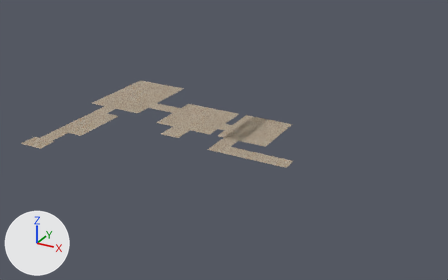
Two versions of the FBX model Assets/Level_Design/Models/PrototypeLevels/Level0/Level0Ground.fbx, one commit apart.
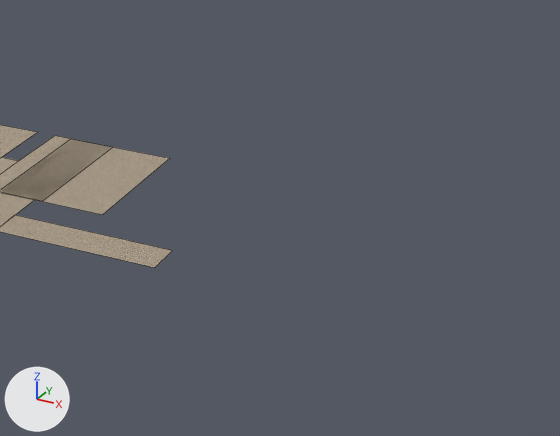
Old and new are each drawn whole from a 50 mm camera at (58.7, -142.1, 75.3) aimed at (-24.2, 8.5, 0.0) and again close up on the part from 50% to 100% of the width and 22% to 84% of the height. The lights are fixed; the arrows at lower left show +X, +Y and +Z. The close-ups show mesh edges as thin lines. Where no turn or scale is listed for an object, it has been applied to the vertices.

In view in the first close-up: 'Level0Ground'.
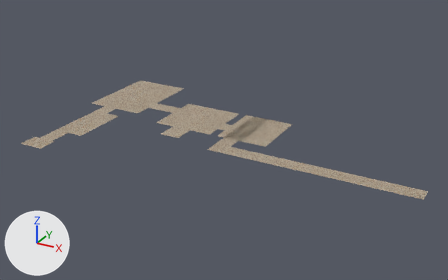
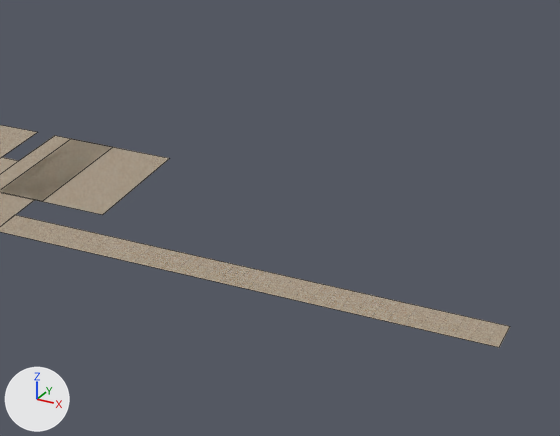
Changed parts and their boxes (x1, y1, x2, y2) in the close-ups (560 x 436 px; the box of a moved part takes in the faces that stretch with it):
```json
{"object": "Level0Ground", "change": "reshaped", "before": [0, 125, 173, 268], "after": [0, 125, 510, 347]}
{"part": 1, "of": "me_plane", "change": "moved or reshaped", "before": [0, 215, 173, 268], "after": [0, 215, 510, 347]}
```

The change, as JSON lines over the scene's bpy script:
```json
{"block": "me_plane", "where": "me_plane.from_pydata(...)  # 49 vertices, 14 faces; spans x -80.0..0.0, y -23.0..43.0, z 0.0"}
{"block": "me_plane", "where": "# used by ob_level0ground; location = (0.0, 0.0, 0.0)"}
{"block": "me_plane", "change": "me_plane part 1"}
{"op": "set", "path": "me_plane.vertices[1].co", "old": "(0.0, 0.0, 0.0)", "new": "(36.9, 0.0, 0.0)", "note": "pixel (154, 267) -> pixel (499, 347)"}
{"op": "set", "path": "me_plane.vertices[3].co", "old": "(0.0, 5.0, 0.0)", "new": "(36.9, 5.0, 0.0)", "note": "pixel (172, 250) -> pixel (510, 326)"}
```
